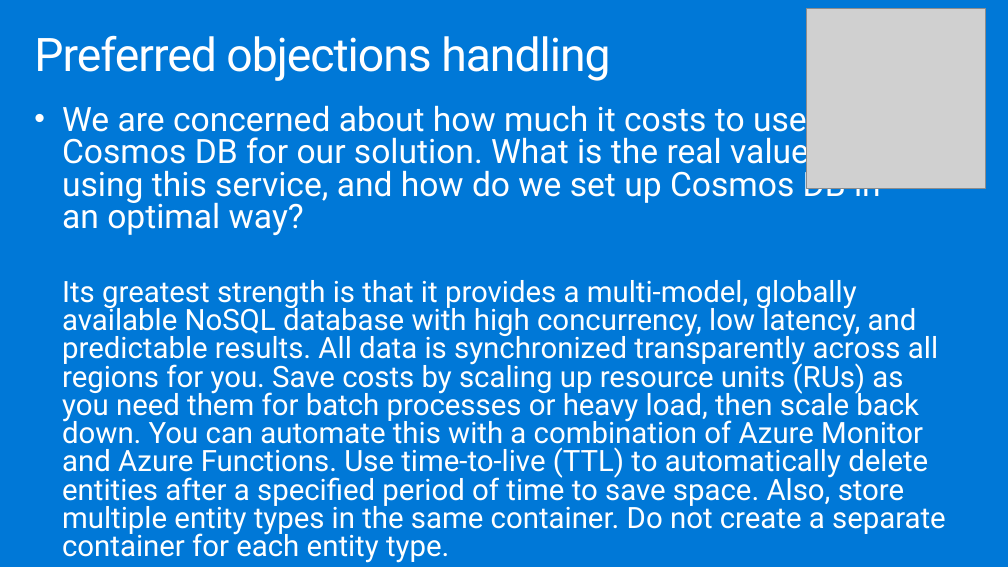
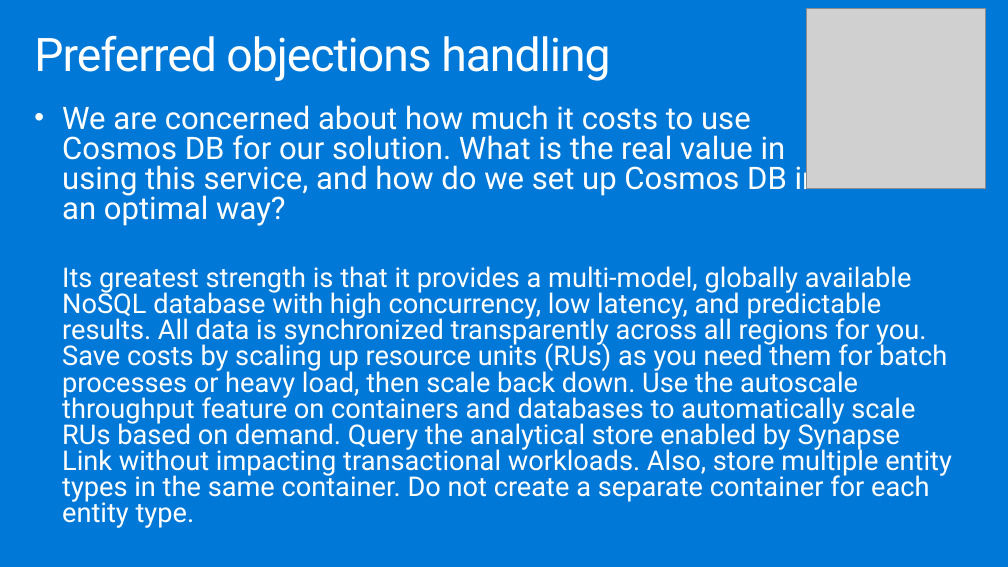
Before and after one commit to testjiho/innovative-fraud-detection, a slide deck: slide 30 of Whiteboard design session/WDS trainer presentation - Cosmos DB Real Time Advanced Analytics.pptx. Drawn at 1008x567 pixels with LibreOffice and Linux fonts; fonts in the diff are those of the drawing; grey boxes stand for pictures. Boxes give left, top, right and bottom in pixels: in the first picture for what was removed or moved away, otherwise in the second. Text is boxed around its words. In the diff, an @@ line names an element or a change of style, - is before the commit and + after.

Commit message:
Updated presentation

```diff
--- a/Whiteboard design session/WDS trainer presentation - Cosmos DB Real Time Advanced Analytics.pptx
+++ b/Whiteboard design session/WDS trainer presentation - Cosmos DB Real Time Advanced Analytics.pptx
@@ text at [62, 105, 820, 226]: size 32 to 29.6 pt in "We are concerned about how much it ..." @@
@@ text at [62, 266, 952, 528]: text changed; size 28 to 25.9 pt @@
-  Its greatest strength is that it provides a multi-model, globally available NoSQL database with high concurrency, low latency, and predictable results. All data is synchronized transparently across all regions for you. Save costs by scaling up resource units (RUs) as you need them for batch processes or heavy load, then scale back down. You can automate this with a combination of Azure Monitor and Azure Functions. Use time-to-live (TTL) to automatically delete entities after a specified period of time to save space. Also, store multiple entity types in the same container. Do not create a separate container for each entity type.
+  Its greatest strength is that it provides a multi-model, globally available NoSQL database with high concurrency, low latency, and predictable results. All data is synchronized transparently across all regions for you. Save costs by scaling up resource units (RUs) as you need them for batch processes or heavy load, then scale back down. Use the autoscale throughput feature on containers and databases to automatically scale RUs based on demand. Query the analytical store enabled by Synapse Link without impacting transactional workloads. Also, store multiple entity types in the same container. Do not create a separate container for each entity type.
```
Also in this commit, not shown: 7 other slides changed, 3 slides added, 3 slides removed, 1 other file.
